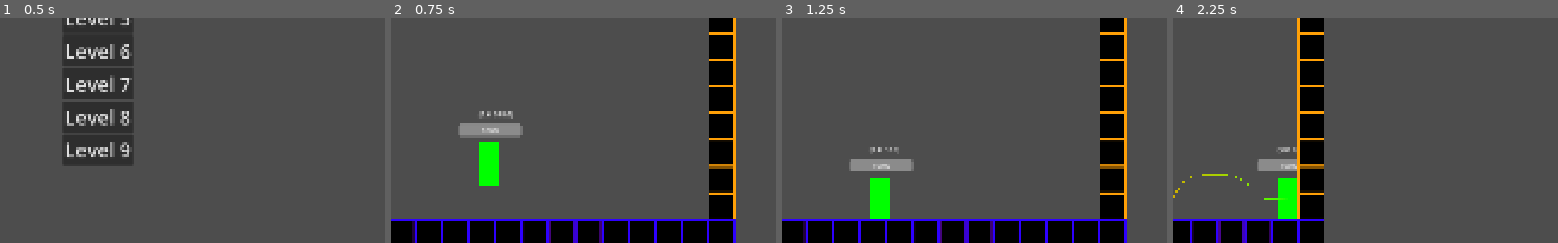
Above: before the commit, frames 1-4 (left to right).
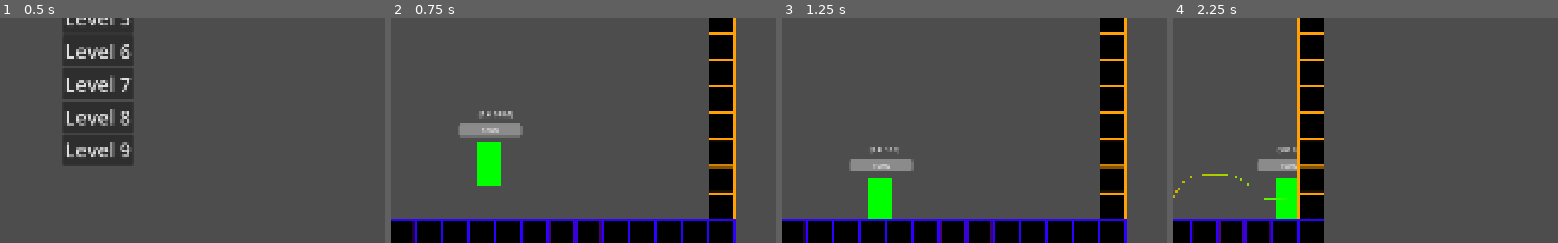
Above: after the commit, the same moments.

Repository: cmoll24/2025_IGC_Vela_Spark
Game: Godot game, scene res://src/main/main.tscn
Same seed, same stepped clock (60 frames per second), same inputs: the game is played once before the commit and once after it.
Inputs:
- Up to frame 1 (0.5 s): no input
- Up to frame 2 (0.75 s): click "Level 1" at 0.5 s
- Up to frame 3 (1.25 s): no input
- Up to frame 4 (2.25 s): tap Enter at 1.25 s; hold C (dash) 1.28-2.03 s; hold Right (move_right) from 1.28 s (still down); tap Z (jump) at 1.52 s; tap C (dash) at 2.1 s
The pictures show only the part of the screen within x 39-89%, y 50-100%; the shares and areas given below are measured in that part.

Frame 1 is identical in both runs. In frame 2, 0.2% of the frame differs, in the area x 22-29%, y 55-75%; in frame 3, 0.2%; in frame 4, less than 0.1%.

Commit message:
Added basic player attack

Diff:
--- a/2025-igc-boss/src/boss/boss.gd
+++ b/2025-igc-boss/src/boss/boss.gd
@@ -8,6 +8,8 @@
 @export var H_DECELERATION : float = 10
 @export var GRAVITY : float = 1000.0
 
+var health : int = 4
+
 func switch_to_random_state():
 	state_machine.transition_to(state_machine.states.keys().pick_random())
 
@@ -15,3 +17,15 @@
 	pass
 	#if body is Player:
 	#	body.damage(self)
+
+func take_damage(amount: int) -> void:
+	health = max(health - amount, 0)
+
+	if health <= 0:
+		die()
+
+func hit(_attacker: Node2D) -> void:
+	take_damage(1)
+
+func die():
+	queue_free()
--- a/2025-igc-boss/src/enemies/enemyController.gd
+++ b/2025-igc-boss/src/enemies/enemyController.gd
@@ -9,6 +9,8 @@
 var direction = -1
 var timer = 0.0
 var active = false
+
+var health = 1
 
 var projectile
 @onready var level = get_tree().current_scene
@@ -39,10 +41,22 @@
 	level.add_child(instance)
 
 
-func collide(body: Node2D) -> void:
+func collide(_body: Node2D) -> void:
 	pass
 	#if body is Player:
 	#	body.damage(self)
 
+func take_damage(amount: int) -> void:
+	health = max(health - amount, 0)
+
+	if health <= 0:
+		die()
+
+func hit(attacker: Node2D) -> void:
+	take_damage(1)
+
+	if health <= 0:
+		attacker.killed_enemy(self)
+
 func die():
 	queue_free()
--- a/2025-igc-boss/src/player/player.tscn
+++ b/2025-igc-boss/src/player/player.tscn
@@ -1,9 +1,10 @@
-[gd_scene load_steps=14 format=3 uid="uid://c6m2t238knjov"]
+[gd_scene load_steps=16 format=3 uid="uid://c6m2t238knjov"]
 
 [ext_resource type="Script" uid="uid://bybhs41x0ko0u" path="res://src/player/playerController.gd" id="1_4anbu"]
 [ext_resource type="Script" uid="uid://c1n2scoew64b3" path="res://src/player/progressBar.gd" id="2_rxibo"]
 [ext_resource type="PackedScene" uid="uid://dkjqxy1egu868" path="res://src/player/playerMovement.tscn" id="3_244u8"]
 [ext_resource type="PackedScene" uid="uid://d0m2s3pjfjhlx" path="res://src/player/playerHealth.tscn" id="4_5f2sf"]
+[ext_resource type="PackedScene" uid="uid://quo4cjhqfu2a" path="res://src/player/playerAttack.tscn" id="5_5f2sf"]
 
 [sub_resource type="RectangleShape2D" id="RectangleShape2D_rxibo"]
 size = Vector2(50, 100)
@@ -64,6 +65,9 @@
 [sub_resource type="RectangleShape2D" id="RectangleShape2D_244u8"]
 size = Vector2(52, 98)
 
+[sub_resource type="RectangleShape2D" id="RectangleShape2D_jiejy"]
+size = Vector2(40, 80)
+
 [node name="Player" type="CharacterBody2D"]
 collision_layer = 2
 script = ExtResource("1_4anbu")
@@ -79,9 +83,9 @@
 }
 
 [node name="ColorRect" type="ColorRect" parent="."]
-offset_left = -24.0
+offset_left = -26.0
 offset_top = -50.0
-offset_right = 24.0
+offset_right = 26.0
 offset_bottom = 51.0
 color = Color(0, 1, 0, 1)
 
@@ -111,6 +115,10 @@
 hitbox = NodePath("../player_hitbox")
 health_bar = NodePath("../ProgressBar")
 
+[node name="PlayerAttack" parent="." node_paths=PackedStringArray("player", "attackbox") instance=ExtResource("5_5f2sf")]
+player = NodePath("..")
+attackbox = NodePath("../player_attackbox")
+
 [node name="player_hitbox" type="Area2D" parent="."]
 collision_layer = 0
 collision_mask = 133
@@ -118,9 +126,19 @@
 [node name="CollisionShape2D" type="CollisionShape2D" parent="player_hitbox"]
 position = Vector2(0, 0.5)
 shape = SubResource("RectangleShape2D_244u8")
+debug_color = Color(0.7026044, 0.2792841, 1, 0.41960785)
 
 [node name="GroundDetector" type="RayCast2D" parent="."]
 target_position = Vector2(0, 60)
 
+[node name="player_attackbox" type="Area2D" parent="."]
+collision_layer = 0
+collision_mask = 4
+
+[node name="CollisionShape2D" type="CollisionShape2D" parent="player_attackbox"]
+position = Vector2(0, 1)
+shape = SubResource("RectangleShape2D_jiejy")
+debug_color = Color(0.99947137, 0, 0.1284638, 0.41960785)
+
 [connection signal="enemy_collide" from="PlayerHealth" to="." method="_on_enemy_collide"]
 [connection signal="enemy_exit" from="PlayerHealth" to="." method="_on_enemy_exit"]
--- /dev/null
+++ b/2025-igc-boss/src/player/playerAttack.gd
@@ -0,0 +1,21 @@
+extends Node
+class_name PlayerAttack
+
+@export var player : Player
+
+@export var attackbox : Area2D
+
+func _ready() -> void:
+	attackbox.body_entered.connect(_on_player_attackbox_body_entered)
+
+func _on_player_attackbox_body_entered(body : Node2D) -> void:
+	pass
+	#print('hit',body)
+	#if body is Enemy or body is Boss:
+	#	body.hit(player)
+
+func attack():
+	for x in attackbox.get_overlapping_bodies():
+		if x is Enemy or x is Boss:
+			x.hit(player)
+			return
--- /dev/null
+++ b/2025-igc-boss/src/player/playerAttack.tscn
@@ -0,0 +1,6 @@
+[gd_scene load_steps=2 format=3 uid="uid://quo4cjhqfu2a"]
+
+[ext_resource type="Script" uid="uid://dshx7i1mfdp8s" path="res://src/player/playerAttack.gd" id="1_tthoc"]
+
+[node name="PlayerAttack" type="Node"]
+script = ExtResource("1_tthoc")
--- a/2025-igc-boss/src/player/playerController.gd
+++ b/2025-igc-boss/src/player/playerController.gd
@@ -3,6 +3,7 @@
 
 @onready var move_control = $PlayerMovement
 @onready var health_control = $PlayerHealth
+@onready var attack_control = $PlayerAttack
 
 @onready var animation_player = $AnimationPlayer
 
@@ -26,6 +27,9 @@
 
 func hit(attacker: Node2D) -> void:
 	health_control.hit(attacker)
+
+func attack():
+	attack_control.attack()
 
 func die():
 	print("player died")
@@ -56,4 +60,11 @@
 
 func _on_enemy_exit(body: Node2D) -> void:
 	if move_control.dash_attack_state and (body is Enemy or body is Boss):
-		move_control.end_dash_attack()
+		if body.health > 0:
+			move_control.end_dash_attack()
+		else:
+			move_control.dash()
+
+func killed_enemy(_body: Node2D):
+	pass
+	#move_control.dash()
--- a/2025-igc-boss/src/player/playerMovement.gd
+++ b/2025-igc-boss/src/player/playerMovement.gd
@@ -161,6 +161,7 @@
 	current_dash_speed = DASH_SPEED * 2
 	dash_direction = direction_facing
 	player.velocity.y = 0
+	player.attack_control.attack()
 
 func _on_dash_duration_timeout() -> void:
 	if dash_state:
Not shown, added: 2025-igc-boss/src/player/playerAttack.gd.uid
